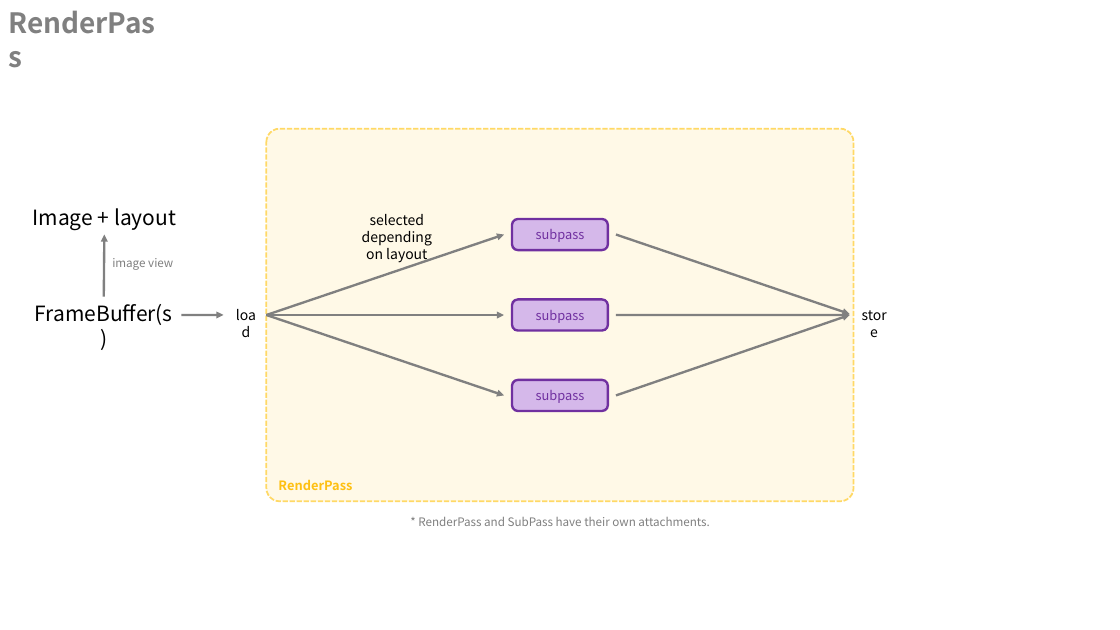
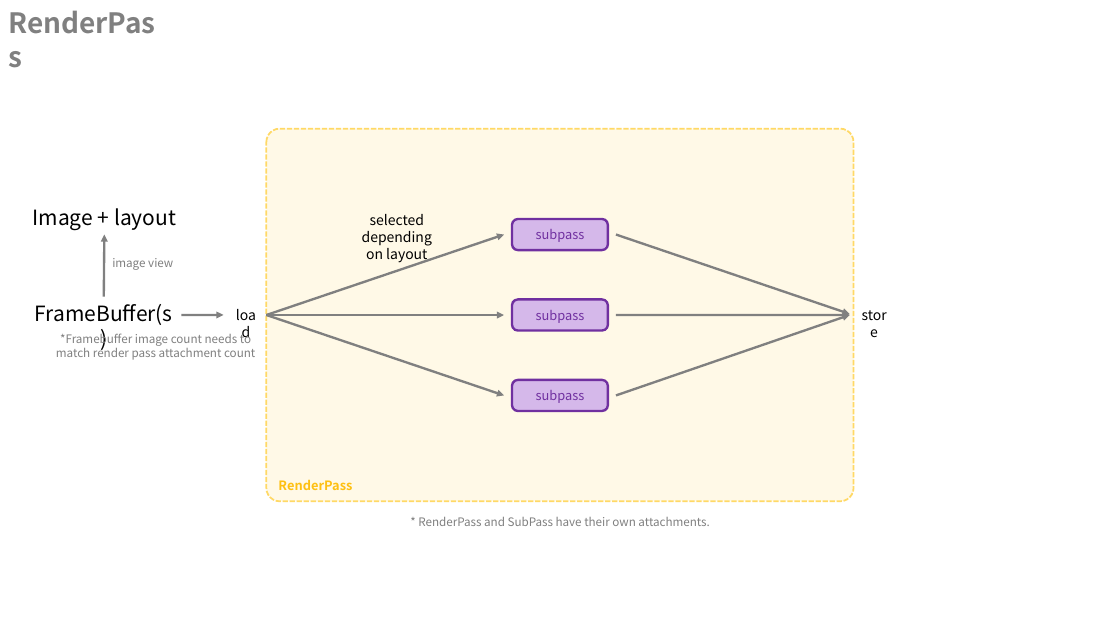
Before and after one commit to CabbageOni/VulcanFramework, a slide deck: slide 7 of vulkan.pptx. Drawn at 1120x630 pixels with LibreOffice and Linux fonts; fonts in the diff are those of the drawing. Boxes give left, top, right and bottom in pixels: in the first picture for what was removed or moved away, otherwise in the second. Text is boxed around its words. In the diff, an @@ line names an element or a change of style, - is before the commit and + after.

```diff
--- a/vulkan.pptx
+++ b/vulkan.pptx
@@ text added at (56, 331, 255, 360), 10 pt, text #808080 @@
+*Framebuffer image count needs to
+match render pass attachment count
```
Also in this commit, not shown: 1 slide added, 4 other files.
